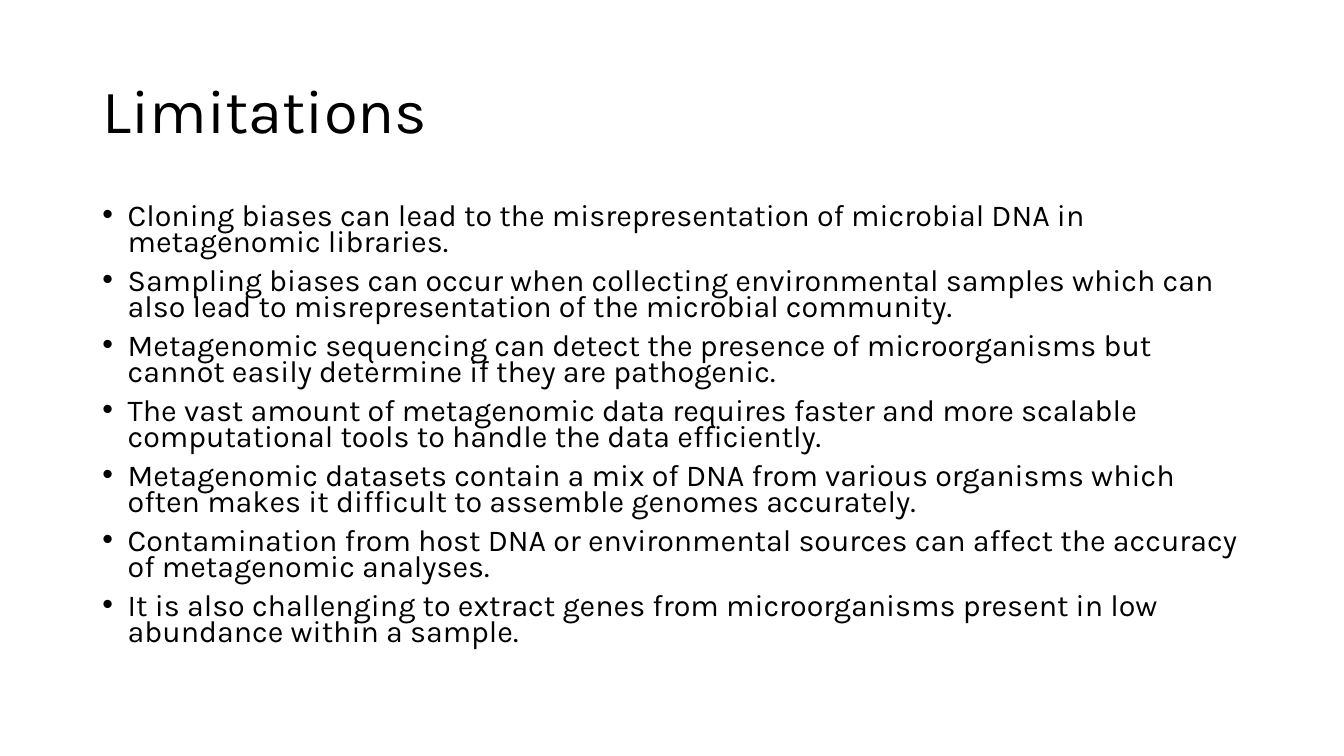
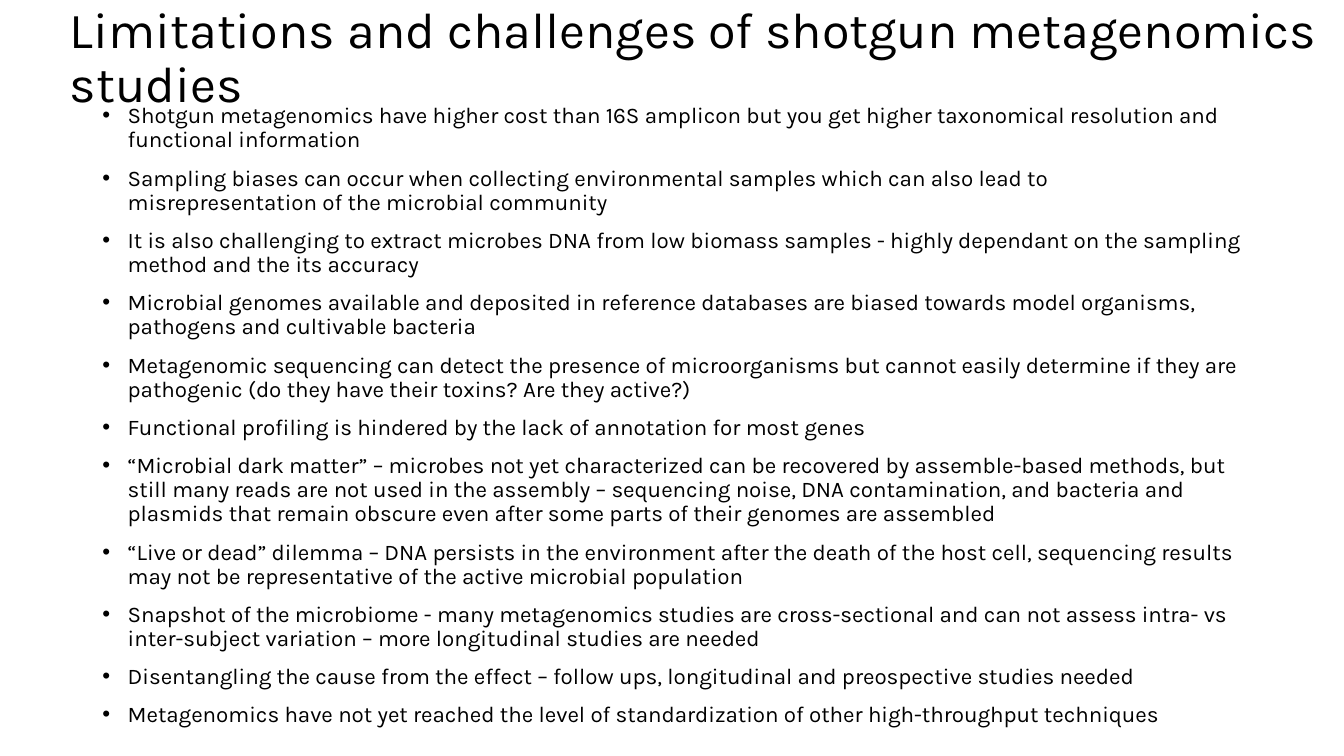
Before and after one commit to biosustain/dsp_metagenomics_training, a slide deck: slide 39 of course_contents/IntroMetagenomics.pptx (slide 41 before the commit). Drawn at 1344x756 pixels with LibreOffice and Linux fonts; fonts in the diff are those of the drawing. Boxes give left, top, right and bottom in pixels: in the first picture for what was removed or moved away, otherwise in the second. Text is boxed around its words. In the diff, an @@ line names an element or a change of style, - is before the commit and + after.

Commit message:
Added examples of ecological studies to the entry and limitations discussion

```diff
--- a/course_contents/IntroMetagenomics.pptx
+++ b/course_contents/IntroMetagenomics.pptx
@@ title at box(70, 13, 1316, 115): text changed; size 44 to 36 pt @@
-Limitations
+Limitations and challenges of shotgun metagenomics studies
@@ text at box(128, 107, 1240, 728): text changed; size 21.7 to 16 pt @@
-• Cloning biases can lead to the misrepresentation of microbial DNA in metagenomic libraries.
-• Sampling biases can occur when collecting environmental samples which can also lead to misrepresentation of the microbial community.
-• Metagenomic sequencing can detect the presence of microorganisms but cannot easily determine if they are pathogenic.
-• The vast amount of metagenomic data requires faster and more scalable computational tools to handle the data efficiently.
-• Metagenomic datasets contain a mix of DNA from various organisms which often makes it difficult to assemble genomes accurately.
-• Contamination from host DNA or environmental sources can affect the accuracy of metagenomic analyses.
-• It is also challenging to extract genes from microorganisms present in low abundance within a sample.
+• Shotgun metagenomics have higher cost than 16S amplicon but you get higher taxonomical resolution and functional information
+• Sampling biases can occur when collecting environmental samples which can also lead to misrepresentation of the microbial community
+• It is also challenging to extract microbes DNA from low biomass samples - highly dependant on the sampling method and the its accuracy
+• Microbial genomes available and deposited in reference databases are biased towards model organisms, pathogens and cultivable bacteria
+• Metagenomic sequencing can detect the presence of microorganisms but cannot easily determine if they are pathogenic (do they have their toxins? Are they active?)
+• Functional profiling is hindered by the lack of annotation for most genes
+• “Microbial dark matter” – microbes not yet characterized can be recovered by assemble-based methods, but still many reads are not used in the assembly – sequencing noise, DNA contamination, and bacteria and plasmids that remain obscure even after some parts of their genomes are assembled
+• “Live or dead” dilemma – DNA persists in the environment after the death of the host cell, sequencing results may not be representative of the active microbial population
+• Snapshot of the microbiome - many metagenomics studies are cross-sectional and can not assess intra- vs inter-subject variation – more longitudinal studies are needed
+• Disentangling the cause from the effect – follow ups, longitudinal and preospective studies needed
+• Metagenomics have not yet reached the level of standardization of other high-throughput techniques
```
Also in this commit, not shown: 2 other slides changed, 2 slides added, 4 slides removed.
